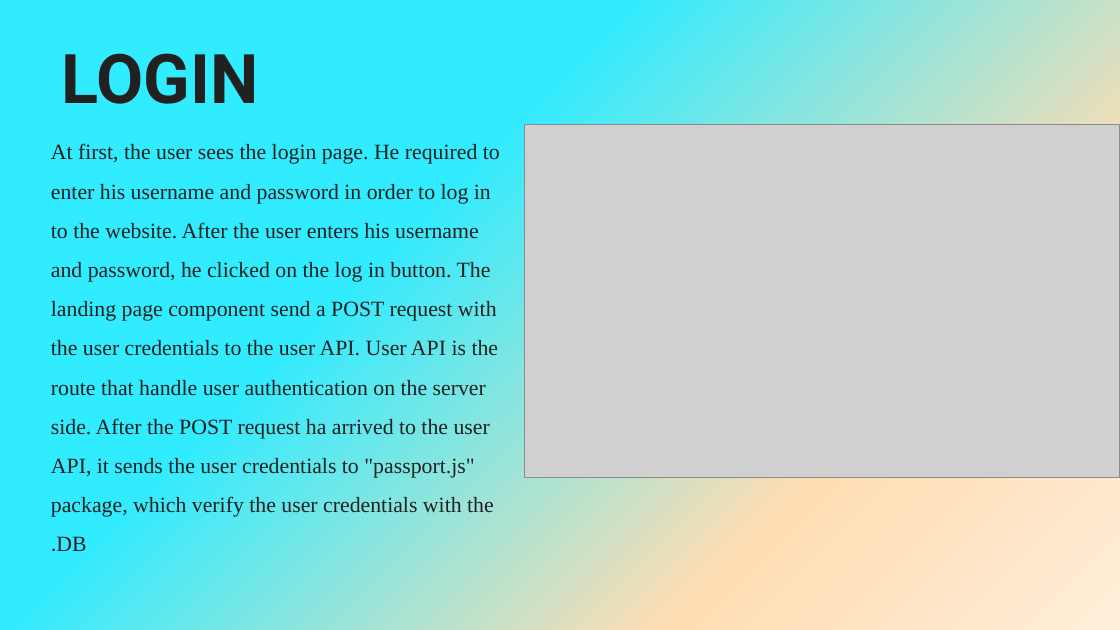
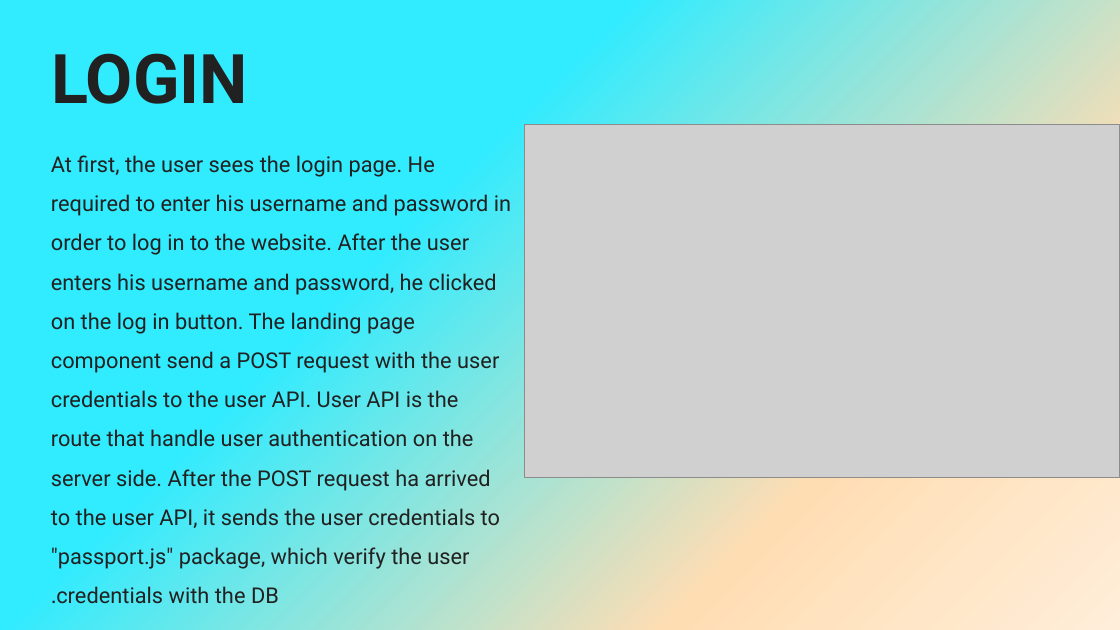
Before and after one commit to NivAm12/NegativeCyberNews, a slide deck: slide 8 of NCN Presntation.pptx. Drawn at 1120x630 pixels with LibreOffice and Linux fonts; fonts in the diff are those of the drawing; grey boxes stand for pictures. Boxes give left, top, right and bottom in pixels: in the first picture for what was removed or moved away, otherwise in the second. Text is boxed around its words. In the diff, an @@ line names an element or a change of style, - is before the commit and + after.

```diff
--- a/NCN Presntation.pptx
+++ b/NCN Presntation.pptx
@@ title "LOGIN": place and size @@
-title "LOGIN" at <box>61,53,258,104</box>
+title "LOGIN" at <box>51,53,248,104</box>
@@ text "At first, the user sees ...": place and size @@
-text "At first, the user sees ..." at <box>51,143,500,551</box>
+text "At first, the user sees ..." at <box>51,155,511,604</box>
@@ text "At first, the user sees ..." at <box>51,155,511,604</box>: font Times New Roman to Roboto @@
```
Also in this commit, not shown: 9 other slides changed, 2 slides added.
